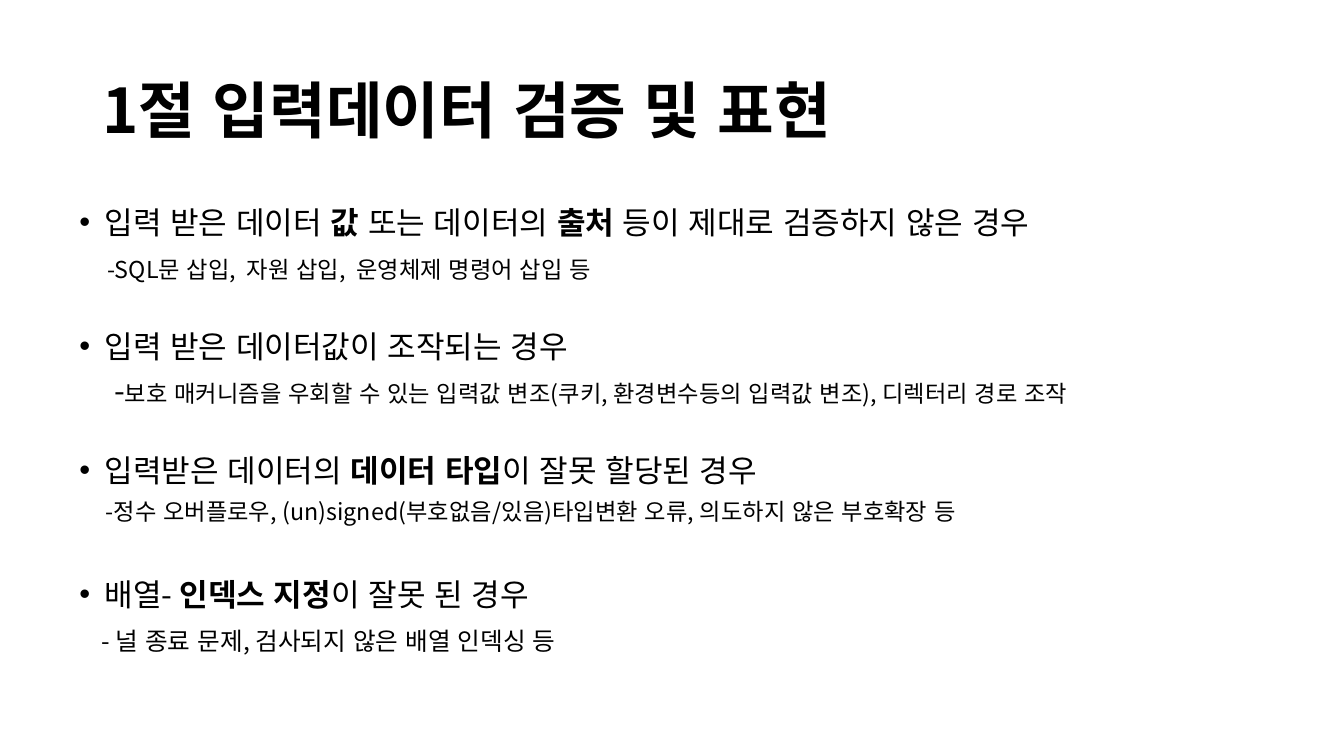
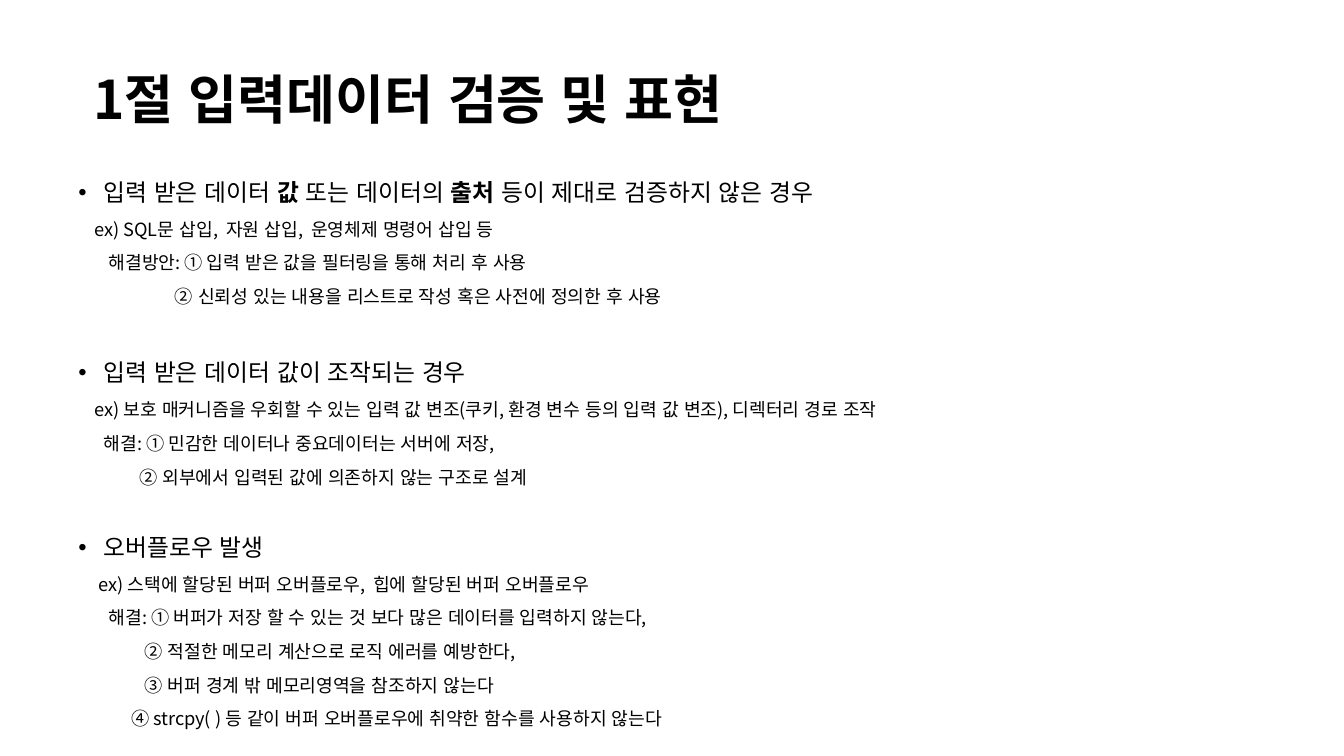
Before and after one commit to Klaxon9718/YUHAN_-security, a slide deck: slide 4 of 발표자료/Secure Coding 발표자료.pptx. Drawn at 1344x756 pixels with LibreOffice and Linux fonts; fonts in the diff are those of the drawing. Boxes give left, top, right and bottom in pixels: in the first picture for what was removed or moved away, otherwise in the second. Text is boxed around its words. In the diff, an @@ line names an element or a change of style, - is before the commit and + after.

Commit message:
modified

```diff
--- a/발표자료/Secure Coding 발표자료.pptx
+++ b/발표자료/Secure Coding 발표자료.pptx
@@ title "1절 입력데이터 검증 및 표현": place and size @@
-title "1절 입력데이터 검증 및 표현" at bbox=[102, 81, 831, 139]
+title "1절 입력데이터 검증 및 표현" at bbox=[93, 74, 723, 124]
@@ title "1절 입력데이터 검증 및 표현" at bbox=[93, 74, 723, 124]: size 44 to 38 pt @@
@@ text "입력 받은 데이터 값 또는 ...": place and size @@
-text "입력 받은 데이터 값 또는 ..." at bbox=[105, 208, 1067, 655]
+text "입력 받은 데이터 값 또는 ..." at bbox=[95, 181, 876, 730]
@@ text at bbox=[104, 181, 813, 203]: size 22.2 to 17 pt in "입력 받은 데이터 값 또는 데이터의 출처 ..."; line spacing 0.8 to 0.9 @@
@@ text at bbox=[95, 221, 876, 730]: text changed; size 16.6 to 13 pt @@
--SQL문 삽입, 자원 삽입, 운영체제 명령어 삽입 등
-• 입력 받은 데이터값이 조작되는 경우
--보호 매커니즘을 우회할 수 있는 입력값 변조(쿠키, 환경변수등의 입력값 변조), 디렉터리 경로 조작
-• 입력받은 데이터의 데이터 타입이 잘못 할당된 경우
--정수 오버플로우, (un)signed(부호없음/있음)타입변환 오류, 의도하지 않은 부호확장 등
-• 배열- 인덱스 지정이 잘못 된 경우
-- 널 종료 문제, 검사되지 않은 배열 인덱싱 등
+ex) SQL문 삽입, 자원 삽입, 운영체제 명령어 삽입 등
+해결방안: ① 입력 받은 값을 필터링을 통해 처리 후 사용
+② 신뢰성 있는 내용을 리스트로 작성 혹은 사전에 정의한 후 사용
+• 입력 받은 데이터 값이 조작되는 경우
+ex) 보호 매커니즘을 우회할 수 있는 입력 값 변조(쿠키, 환경 변수 등의 입력 값 변조), 디렉터리 경로 조작
+해결: ① 민감한 데이터나 중요데이터는 서버에 저장,
+② 외부에서 입력된 값에 의존하지 않는 구조로 설계
+• 오버플로우 발생
+ex) 스택에 할당된 버퍼 오버플로우, 힙에 할당된 버퍼 오버플로우
+해결: ① 버퍼가 저장 할 수 있는 것 보다 많은 데이터를 입력하지 않는다,
+② 적절한 메모리 계산으로 로직 에러를 예방한다,
+③ 버퍼 경계 밖 메모리영역을 참조하지 않는다
+④ strcpy( ) 등 같이 버퍼 오버플로우에 취약한 함수를 사용하지 않는다
```
Also in this commit, not shown: 3 other slides changed.
